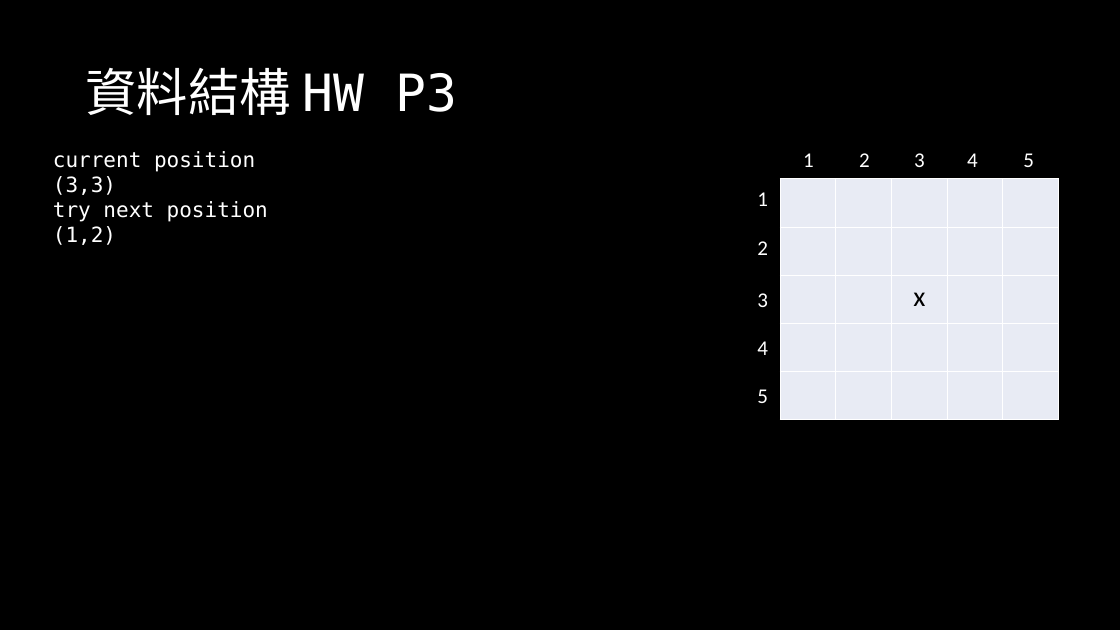
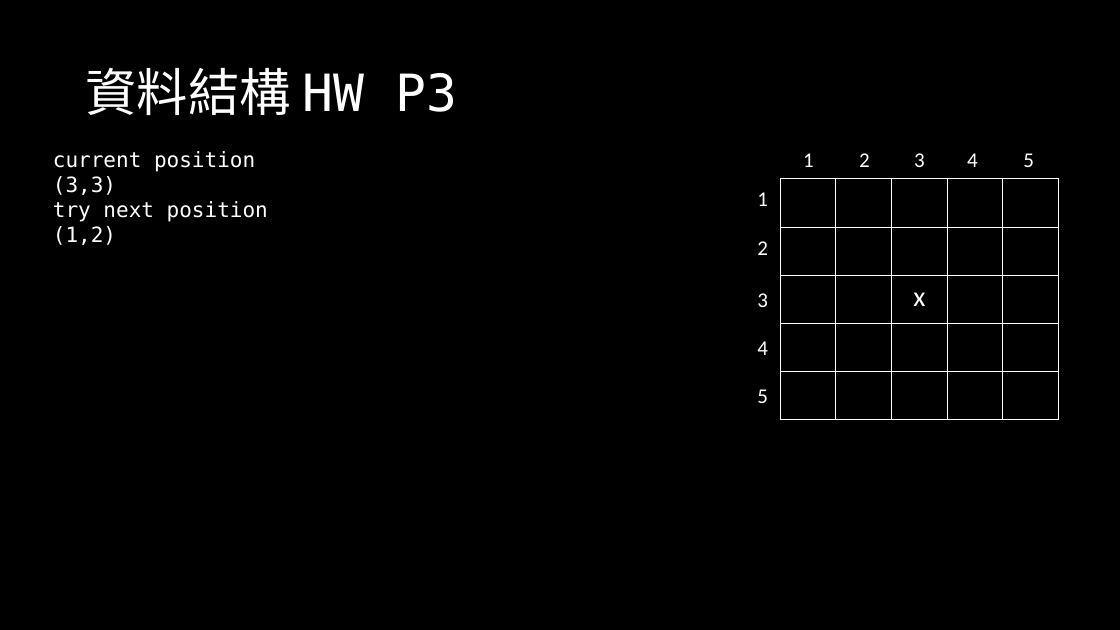
Before and after one commit to OEmiliatanO/those_c_prog_didnt_teach, a slide deck: slide 43 of Ch3/Ch3-data structure.pptx (slide 40 before the commit). Drawn at 1120x630 pixels with LibreOffice and Linux fonts; fonts in the diff are those of the drawing. Boxes give left, top, right and bottom in pixels: in the first picture for what was removed or moved away, otherwise in the second. Text is boxed around its words. In the diff, an @@ line names an element or a change of style, - is before the commit and + after.

```diff
--- a/Ch3/Ch3-data structure.pptx
+++ b/Ch3/Ch3-data structure.pptx
@@ table at (x1=781, y1=179, x2=1058, y2=420) @@
@@ fill #E9EBF5 to none in row 3, column 3 @@
@@ text colour #000000 to #FFFFFF @@
```
Also in this commit, not shown: 8 other slides changed, 3 slides added.
